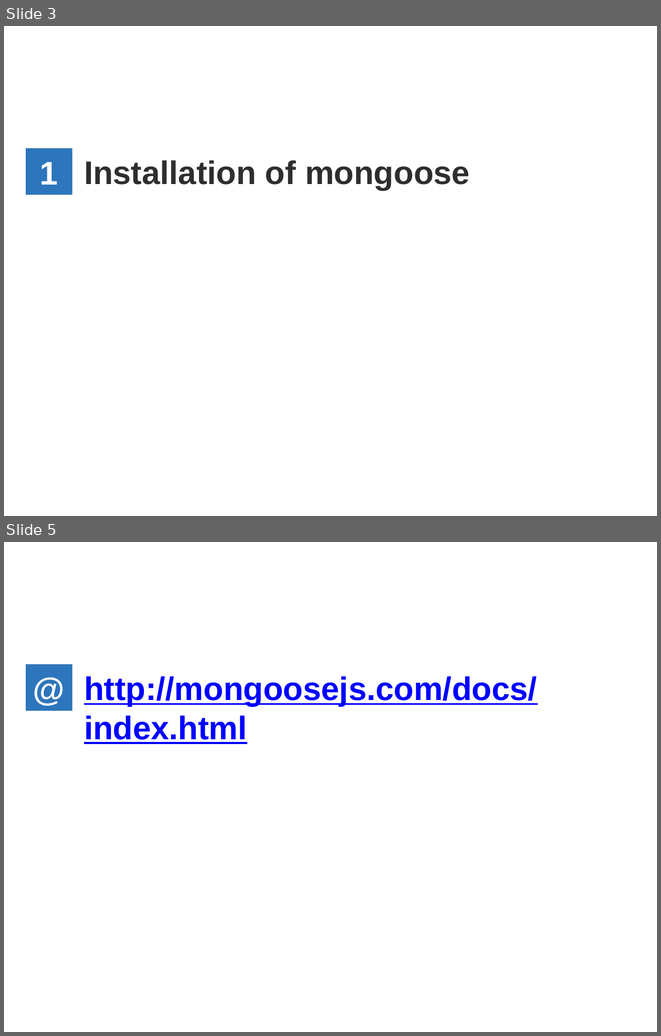
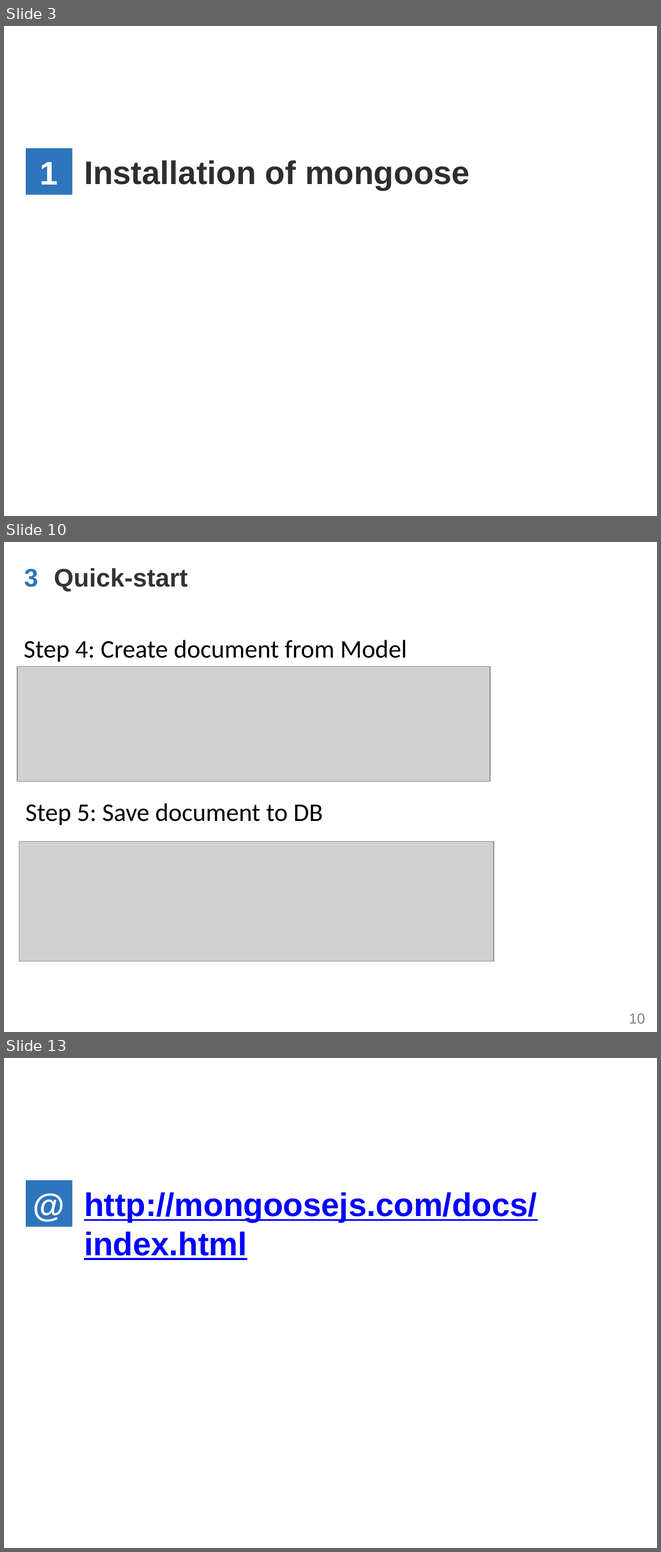
Before and after one commit to WenhaoXu/full-stack-web-course, a slide deck: db/mongodb/2017/materials/MongoDB_CH5_Using_in_nodeJS.pptx. Shown one above the other, each under a label of ours: slides 3 and 5 before the commit, slides 3, 10 and 13 after it; the slides between them are not shown. The pictures are 661x1036 and 661x1552 pixels, drawn with LibreOffice and Linux fonts; fonts in the diff are those of the drawing; grey boxes stand for pictures; background and template pictures are left out. Boxes give left, top, right and bottom in pixels: in the first picture for what was removed or moved away, otherwise in the second. Text is boxed around its words. In the diff, an @@ line names an element or a change of style, - is before the commit and + after.

```diff
--- a/db/mongodb/2017/materials/MongoDB_CH5_Using_in_nodeJS.pptx
+++ b/db/mongodb/2017/materials/MongoDB_CH5_Using_in_nodeJS.pptx
@@ slide 10 added at box(4, 542, 657, 1032), background #FFFFFF; not listed: 1 template element that a slide beside it also shows @@
@@ text added at box(24, 568, 38, 587), 28 pt, text #2D75BC, bold @@
+3
@@ text added at box(54, 568, 188, 591), 28 pt, text #333333, bold @@
+Quick-start
@@ text added at box(24, 640, 407, 662), 28 pt, text #000000 @@
+Step 4: Create document from Model
@@ picture added at box(17, 667, 490, 782) @@
@@ text added at box(25, 803, 323, 825), 28 pt, text #000000 @@
+Step 5: Save document to DB
@@ picture added at box(19, 841, 494, 961) @@
@@ what was slide 5 is now slide 13 @@
```
Also in this commit, not shown: 2 slides changed, 7 other slides added.
